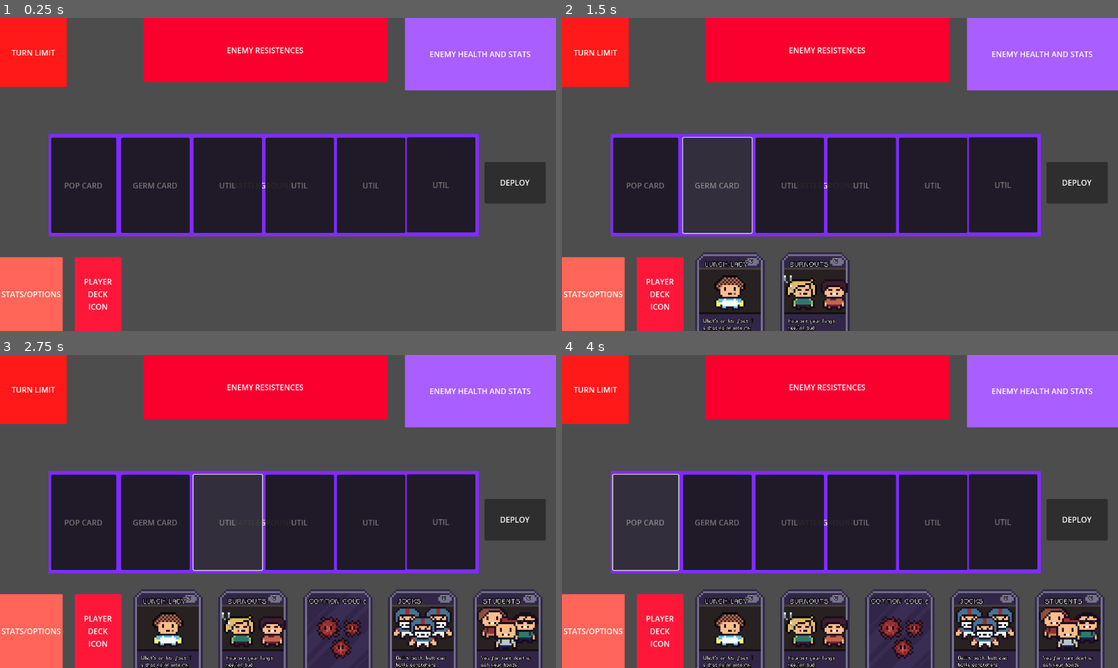
Above: before the commit, frames 1-4 (two rows, left to right).
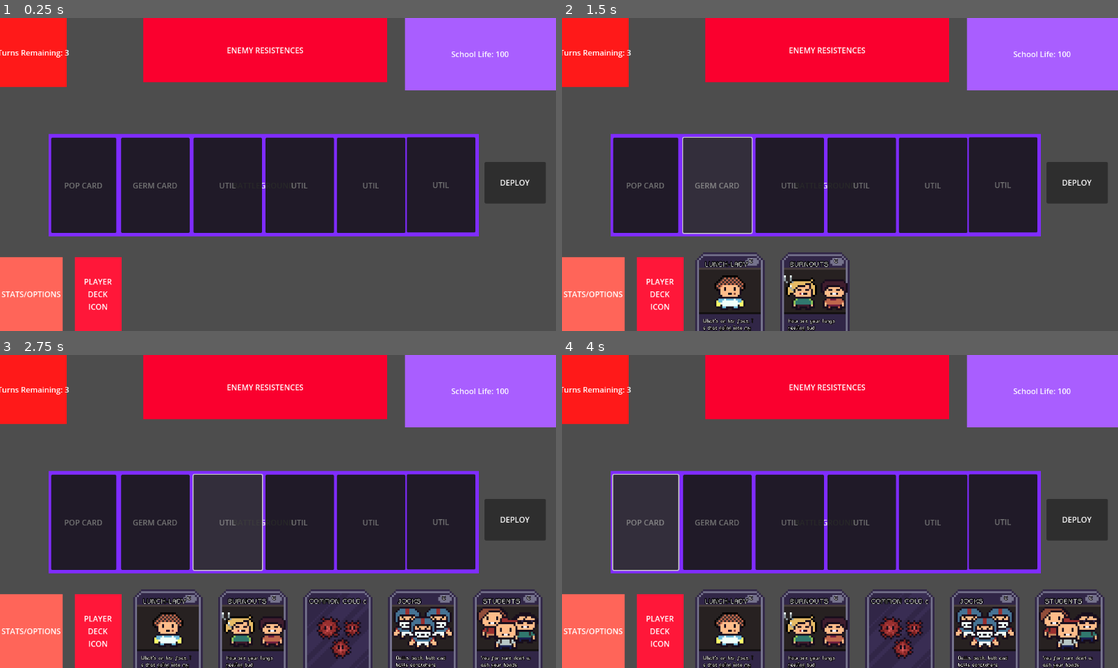
Above: after the commit, the same moments.

Repository: JPGFG/ld24
Game: Godot game, scene res://scenes/game-board/gameboard.tscn
The game is run twice, just before and just after one commit, with the same random seed, the same clock (stepped at 60 frames per second) and the same inputs.
Inputs (mouse positions are in pixels of both pictures, inside the frame that each line leads up to):
- Up to frame 1 (0.25 s): no input
- Up to frame 2 (1.5 s): click (645, 183) at 0.5 s; click (717, 183) at 1.25 s
- Up to frame 3 (2.75 s): click (227, 520) at 2.02 s
- Up to frame 4 (4 s): click "DEPLOY" at 2.75 s; click (645, 520) at 3.5 s

The runs differ from the first frame. In frame 1, 0.3% of the frame differs, in the area x 0-96%, y 10-13%; in frame 2, 0.3%; in frame 3, 0.3%; in frame 4, 0.3%.

Commit message:
working deployment

Diff:
--- a/project.godot
+++ b/project.godot
@@ -17,6 +17,7 @@
 
 [display]
 
+window/size/mode=2
 window/stretch/mode="viewport"
 window/stretch/aspect="expand"
 
--- a/scenes/game-board/gameboard.tscn
+++ b/scenes/game-board/gameboard.tscn
@@ -295,7 +295,7 @@
 offset_bottom = 11.5
 grow_horizontal = 2
 grow_vertical = 2
-text = "ENEMY HEALTH AND STATS"
+text = "School Health: "
 horizontal_alignment = 1
 
 [node name="resistances" type="ColorRect" parent="."]
@@ -396,3 +396,4 @@
 
 [connection signal="pressed" from="battleground/PopCardSlot/PopCardButton" to="GameController" method="_on_pop_card_button_pressed"]
 [connection signal="pressed" from="battleground/GermCardSlot/GermCardButton" to="GameController" method="_on_germ_card_button_pressed"]
+[connection signal="pressed" from="deploybutton" to="GameController" method="_on_deploybutton_pressed"]
--- a/scripts/controllers/game-controller.gd
+++ b/scripts/controllers/game-controller.gd
@@ -12,8 +12,10 @@
 var graveyard = []
 var resistances = []
 
-var turns : int
-var school_life : int
+var turns : int = 3
+@onready var turns_ui : Label = get_node("/root/Gameboard/turnwarning/Label")
+var school_life : int = 100
+@onready var school_life_ui : Label = get_node("/root/Gameboard/enemystats/Label")
 
 var selected_card:Base_Card = null
 
@@ -23,7 +25,13 @@
 @onready var germ_button: Button = get_node("/root/Gameboard/battleground/GermCardSlot/GermCardButton")
 @export var util_buttons : Array[Button]
 
+var played_hand : Array[Base_Card]
+
+@onready var deploy_button: Button = get_node("/root/Gameboard/deploybutton")
+
 func _ready():
+	update_stats_ui()
+
 	for button in util_buttons:
 		button.pressed.connect(self._on_util_button_pressed.bind(button))
 
@@ -49,12 +57,18 @@
 
 	if(card.get_parent() is MarginContainer):
 		card.reparent(card.parent_control, false)
+		var index = played_hand.find(card, 0)
+		if index != -1: played_hand.remove_at(index)
 		selected_card = null
+		print (played_hand)
 		return
 
 	if(selected_card == card):
 		card.reparent(card.parent_control, false)
+		var index = played_hand.find(card, 0)
+		if index != -1: played_hand.remove_at(index)
 		selected_card = null
+		print(played_hand)
 	else:
 		selected_card = card
 
@@ -64,7 +78,9 @@
 			print("error: Not a Population Card type")
 			return
 		selected_card.reparent(pop_slot, false)
+		played_hand.push_back(selected_card)
 		selected_card = null
+		print(played_hand)
 
 
 func _on_germ_card_button_pressed():
@@ -72,8 +88,10 @@
 		if(selected_card.card_resource.card_type != CardResource.CardType.DISEASE):
 			print("error: Not a Disease Card type")
 			return
+		played_hand.push_back(selected_card)
 		selected_card.reparent(germ_slot, false)
 		selected_card = null
+		print (played_hand)
 
 
 func _on_util_button_pressed(button):
@@ -81,5 +99,53 @@
 		if(selected_card.card_resource.card_type != CardResource.CardType.ADDER):
 			print("error: Not a Utility Card type")
 			return
+		played_hand.push_back(selected_card)
 		selected_card.reparent(button.get_parent(), false)
 		selected_card = null
+		print(played_hand)
+
+
+func _on_deploybutton_pressed():
+	if(played_hand == []):
+		print("No Empty Deployments!")
+		return
+	compute()
+
+func compute():
+	var base_germ_damage
+	var pop_multiplier
+	var utility_additives
+
+	for card in played_hand:
+		if(card.card_resource.card_type == CardResource.CardType.POPULATION):
+			pop_multiplier = card.card_resource.multiplier
+			print("population multiplier: " + str(pop_multiplier))
+		if(card.card_resource.card_type == CardResource.CardType.DISEASE):
+			base_germ_damage = card.card_resource.adder
+			print("base damage: " + str(base_germ_damage))
+
+	##Needs Util Implementation
+	var damage_total
+	if(base_germ_damage && pop_multiplier):
+		damage_total = base_germ_damage * pop_multiplier
+	print("school life: " + str(school_life))
+	school_life -= damage_total
+	print("damage total: " + str(damage_total))
+	print("new school life: " + str(school_life))
+	turns-=1
+	update_stats_ui()
+	discard()
+
+func discard():
+	for card in played_hand:
+		graveyard.push_back(card)
+		hand.remove_card(card.card_resource)
+		card.queue_free()
+	played_hand.clear()
+	print(played_hand)
+	print(graveyard)
+	draw_cards()
+
+func update_stats_ui():
+	school_life_ui.text = "School Life: " + str(school_life)
+	turns_ui.text = "Turns Remaining: " + str(turns)
--- a/scripts/hand.gd
+++ b/scripts/hand.gd
@@ -18,3 +18,6 @@
 func get_card_container_at_position(position: int) -> Node:
 	var child_containers = get_children()
 	return child_containers[position]
+
+func remove_card(card: CardResource):
+	cards.erase(card)
